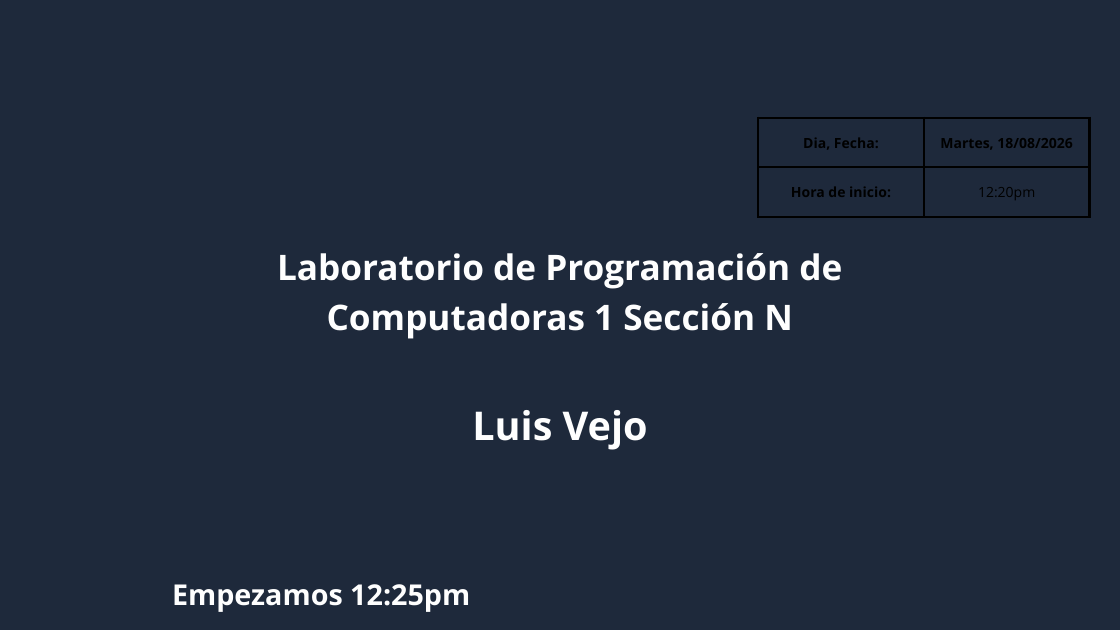
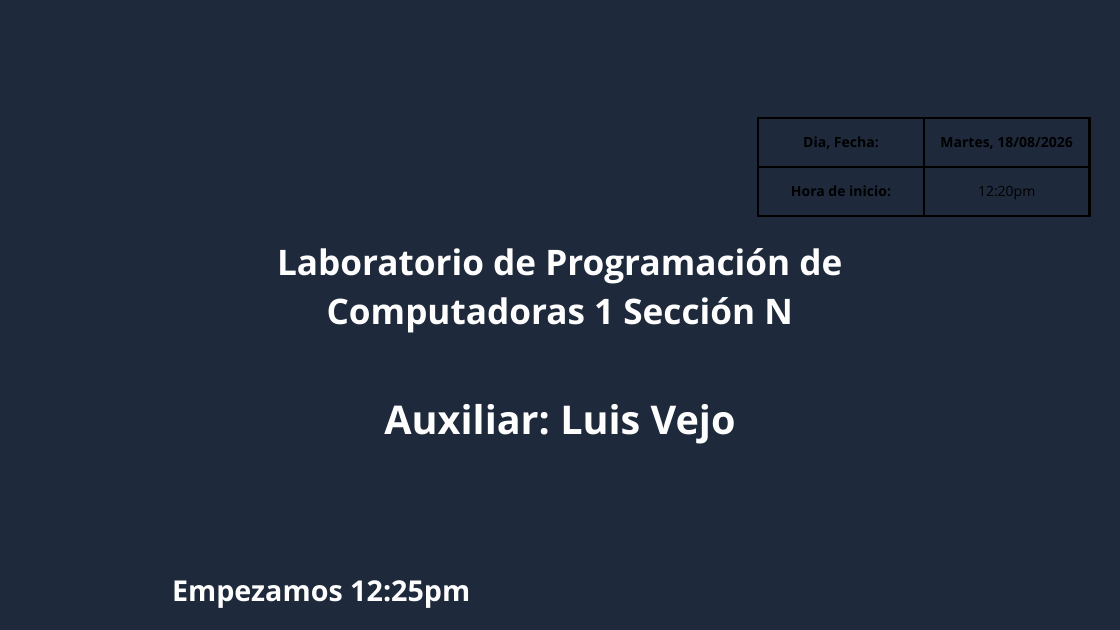
Before and after one commit to CococysLabs/90-Programacion-de-Computadoras-1, a slide deck: slide 1 of Ciclo-2026-Segundo-Semestre/Seccion_N/5_Contenidos/6_Semana_6/Lab PDC1 Presentación 6 1S2027.pptx. Drawn at 1120x630 pixels with LibreOffice and Linux fonts; fonts in the diff are those of the drawing; background and template pictures are left out. Boxes give left, top, right and bottom in pixels: in the first picture for what was removed or moved away, otherwise in the second. Text is boxed around its words. In the diff, an @@ line names an element or a change of style, - is before the commit and + after.

```diff
--- a/Ciclo-2026-Segundo-Semestre/Seccion_N/5_Contenidos/6_Semana_6/Lab PDC1 Presentación 6 1S2027.pptx
+++ b/Ciclo-2026-Segundo-Semestre/Seccion_N/5_Contenidos/6_Semana_6/Lab PDC1 Presentación 6 1S2027.pptx
@@ text "Laboratorio de Programación de Computadoras ...": place and size @@
-text "Laboratorio de Programación de Computadoras ..." at [277, 253, 842, 339]
+text "Laboratorio de Programación de Computadoras ..." at [277, 248, 842, 333]
@@ text at [384, 404, 736, 444]: text changed @@
-Luis Vejo
+Auxiliar: Luis Vejo
@@ text "Empezamos 12:25pm": place and size @@
-text "Empezamos 12:25pm" at [172, 584, 470, 612]
+text "Empezamos 12:25pm" at [172, 580, 470, 608]
```
Also in this commit, not shown: 19 other slides changed, 4 slides added, 2 slides removed, 5 other files.
